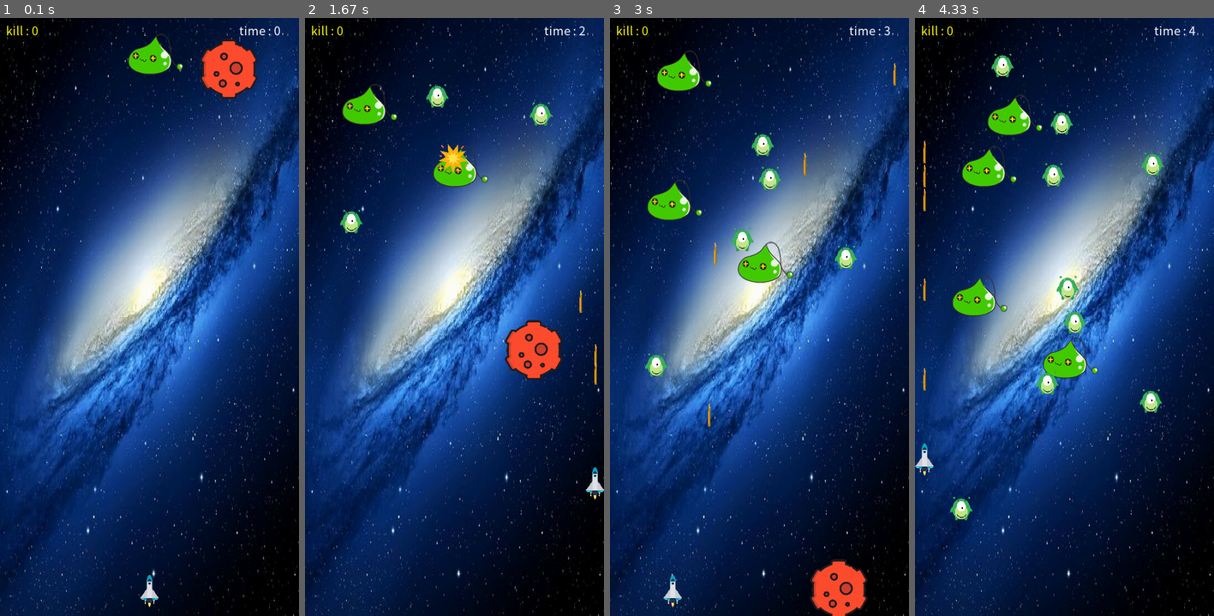
Above: before the commit, frames 1-4 (left to right).
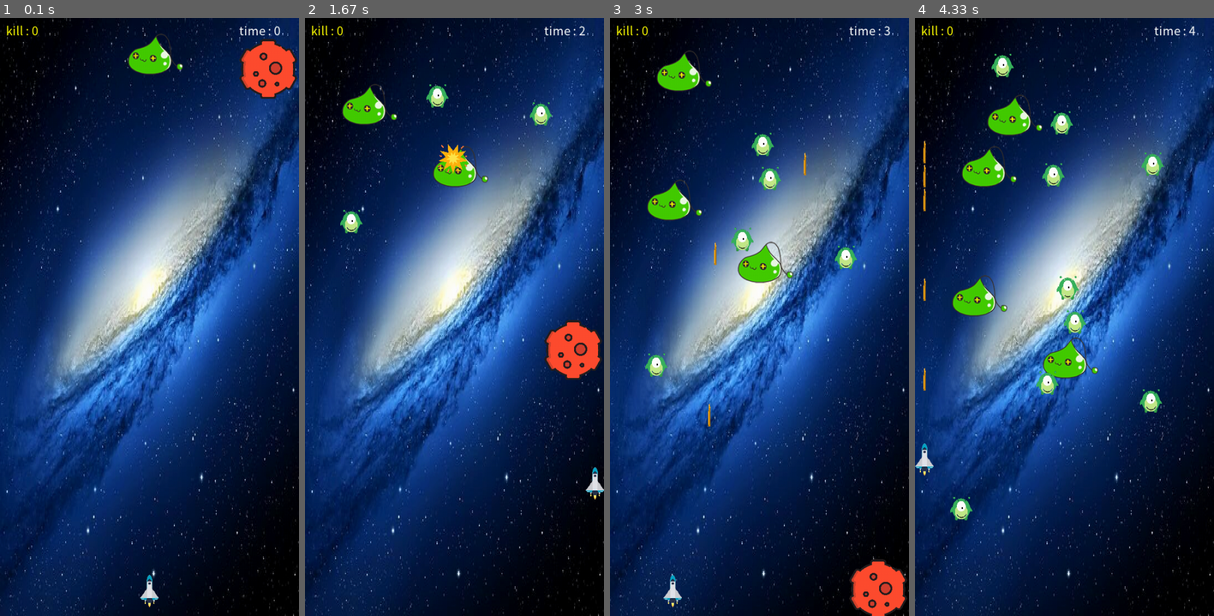
Above: after the commit, the same moments.

Repository: KROOKIMWOOBIN/pygame-spaceship
Game: pygame game, started from Python2023_Game.py
The game is run twice, just before and just after one commit, with the same random seed, the same clock (stepped at 60 frames per second) and the same inputs.
Inputs:
- Up to frame 1 (0.1 s): no input
- Up to frame 2 (1.67 s): tap Space at 0.33, 0.73, 1.03, 1.23 s; hold Right 0.67-1.13 s; hold Up 1.17-1.47 s
- Up to frame 3 (3 s): hold Left 2-2.53 s; tap Space at 2.07, 2.37, 2.63, 2.97 s; hold Down 2.57-2.87 s; hold Left from 2.9 s (still down)
- Up to frame 4 (4.33 s): tap Space at 3.27, 3.4 s; release Left at 3.3 s; hold Up 3.33-3.7 s

The runs differ from the first frame. In frame 1, 2.4% of the frame differs, in the area x 66-100%, y 3-14%; in frame 2, 2.5%, in the area x 66-100%, y 45-62%; in frame 3, 2.4%; in frame 4, nothing differs.

Commit message:
운석 위치 화면을 걸친 밖으로 생성 가능하도록

Diff:
--- a/Python2023_Game.py
+++ b/Python2023_Game.py
@@ -196,7 +196,7 @@
         rock = imageManager()
         rock.put_img(random.choice(rockimg))  # rockimg 배열에서 무작위 이미지 선택
         rock.change_size(100, 100)
-        rock.x = random.randrange(0, size[0] - rock.sx)
+        rock.x = random.randrange(-rock.sx, size[0])
         rock.y = 10
         rock.move = 5
         rock_list.append(rock)
